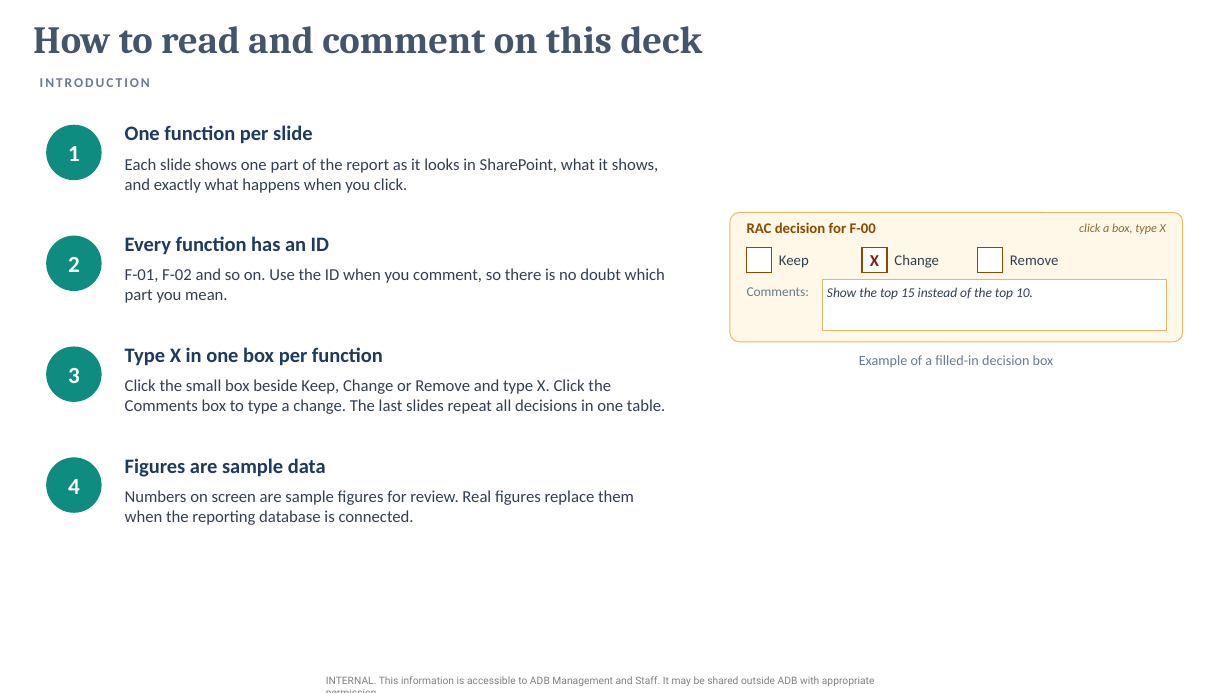
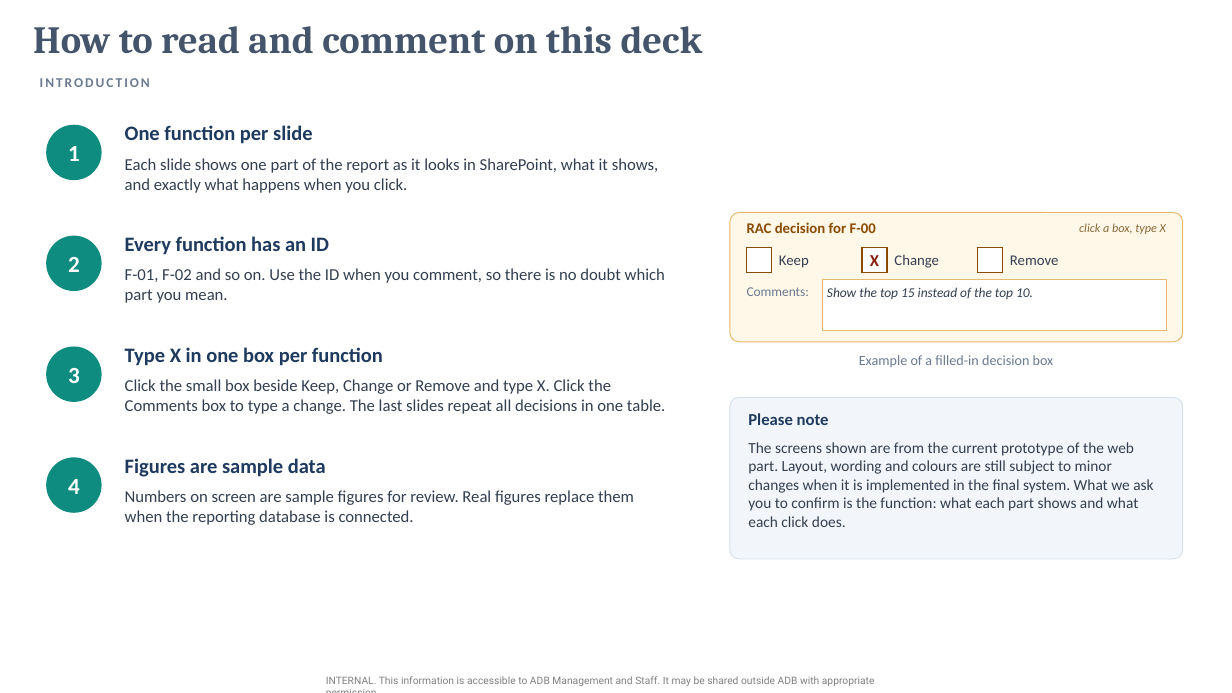
Before and after one commit to perezfiles01-droid/Jim, a slide deck: slide 2 of presentations/EDRMS_Utilization_Report_Walkthrough_ADB.pptx. Drawn at 1232x693 pixels with LibreOffice and Linux fonts; fonts in the diff are those of the drawing; background and template pictures are left out. Boxes give left, top, right and bottom in pixels: in the first picture for what was removed or moved away, otherwise in the second. Text is boxed around its words. In the diff, an @@ line names an element or a change of style, - is before the commit and + after.

```diff
--- a/presentations/EDRMS_Utilization_Report_Walkthrough_ADB.pptx
+++ b/presentations/EDRMS_Utilization_Report_Walkthrough_ADB.pptx
@@ rounded rectangle added at box(730, 397, 1183, 559), fill #F2F6FA, outline #D6E1EC 0.75 pt @@
@@ text added at box(748, 413, 829, 425), 13 pt, text #1F3A5F, bold @@
+Please note
@@ text added at box(748, 442, 1153, 527), 12 pt, text #333F50 @@
+The screens shown are from the current prototype of the web part. Layout, wording and colours are still subject to minor changes when it is implemented in the final system. What we ask you to confirm is the function: what each part shows and what each click does.
```
Also in this commit, not shown: 3 other files.
